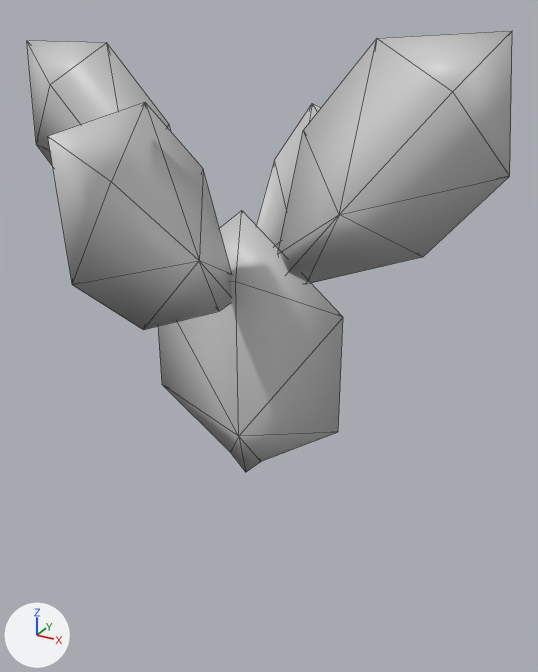
Two versions of the COLLADA model art/meshes/flora/plants/nopal_small.dae, one commit apart.
Rendered twice from a 50 mm camera at (2.58, -4.31, 3.36) aimed at (0.04, 0.31, 1.05). Every picture has the same lights, and +X, +Y and +Z are marked at lower left. Mesh edges are drawn as thin lines. Where no turn or scale is listed for an object, it has been applied to the vertices.

Objects in the first picture: 'NopalSmall'.
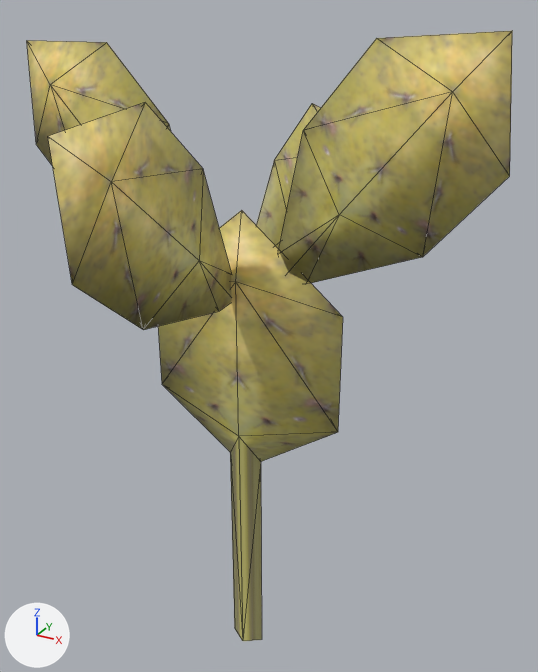
The change, as a list of edits to the scene's bpy script:
```text
Add img_desert_a_png:
    img_desert_a_png = load_image('desert_a.png', '../../../textures/skins/gaia/flora/desert_a.png', 512, 512, 'sRGB')
Add mat_cactus:
    mat_cactus = principled_material('Cactus')
    mat_cactus.texture = img_desert_a_png
Change me_plane_022:
    used by ob_nopalsmall; location = (0.0, 0.0, 0.0)
    remove me_plane_022.from_pydata(...)  # 60 vertices, 100 faces; spans x -1.85..1.75, y -1.67..1.9, z -0.03..3.25
    add me_plane_022.from_pydata(...)  # 63 vertices, 104 faces; spans x -1.85..1.75, y -1.67..1.9, z -1.73..3.25
    me_plane_022 part 1
    1 vertex is removed from x 0.0, y 0.0, z -0.03
    44 faces are deleted
    4 vertices are added at (0.14, 0.0, -1.73), (0.0, -0.09, -1.73), (-0.14, 0.0, -1.73), (0.0, 0.1, -1.73)
    48 new faces join them
    me_plane_022 part 2: 56 faces spanning x -1.85..1.75, y -1.67..1.9, z 0.12..3.25 switch from mat_catus (light grey #d1d1d1) to mat_cactus (picture img_desert_a_png)
```

Where the change shows, as pixel boxes (x1, y1, x2, y2) in the pictures (538 x 672 px; the box of a moved part takes in the faces that stretch with it):
'NopalSmall', reshaped (38% taller)
    before: (27, 31, 512, 472)
    after: (27, 31, 512, 641)
part 1 of me_plane_022, moved or reshaped
    before: (36, 38, 509, 472)
    after: (36, 38, 509, 641)
part 2 of me_plane_022, recoloured (grey to yellow)
    both: (27, 31, 512, 461)
